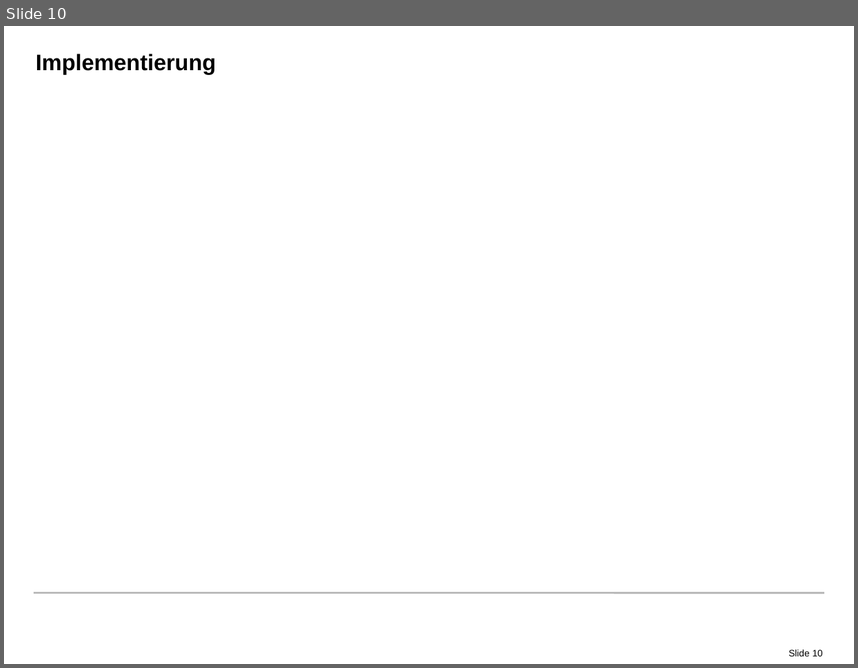
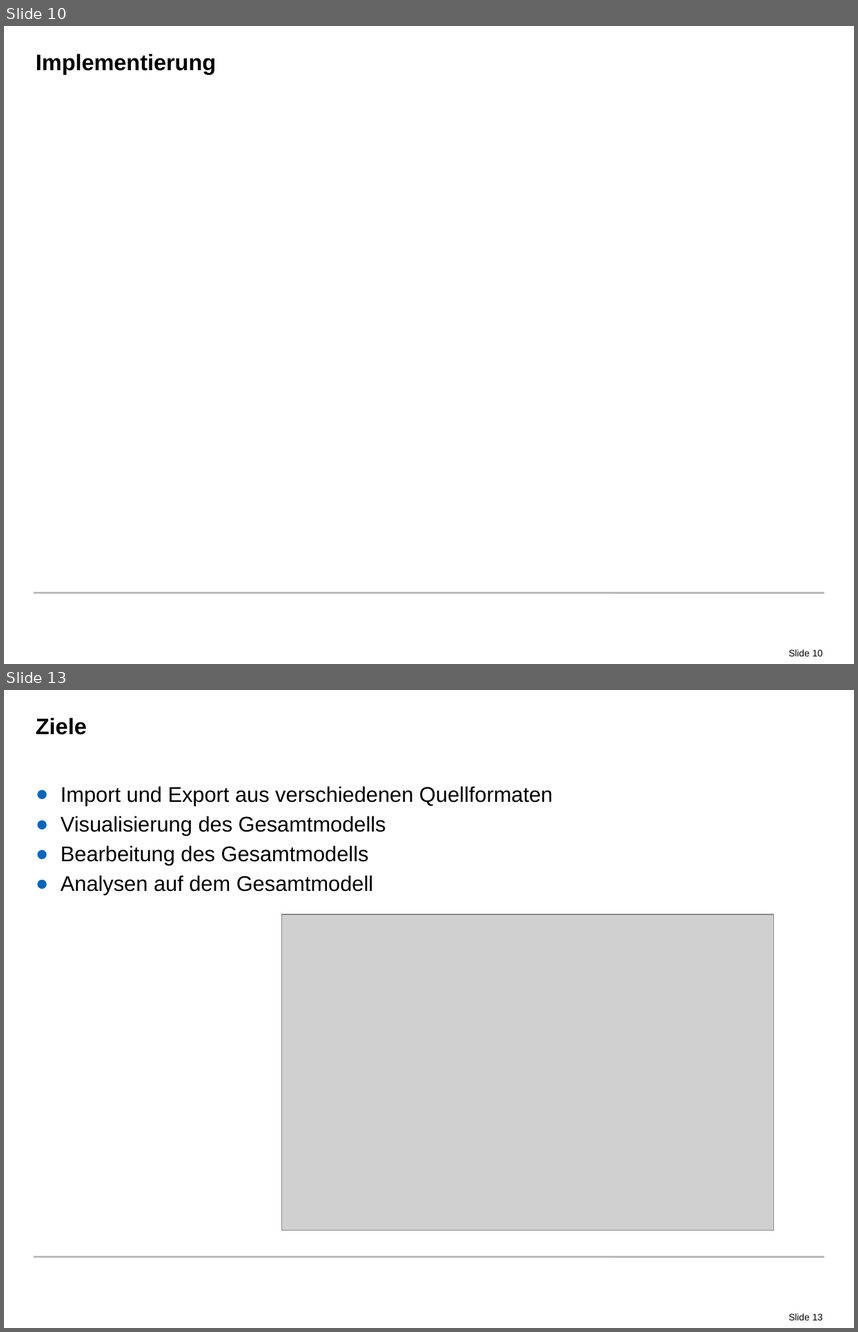
Before and after one commit to radke-tum/idp, a slide deck: pssif/doc/PSSIF.pptx. Shown one above the other, each under a label of ours: slide 10 before the commit, slides 10 and 13 after it; the slides between them are not shown. The pictures are 858x668 and 858x1332 pixels, drawn with LibreOffice and Linux fonts; fonts in the diff are those of the drawing; grey boxes stand for pictures; background and template pictures are left out. Boxes give left, top, right and bottom in pixels: in the first picture for what was removed or moved away, otherwise in the second. Text is boxed around its words. In the diff, an @@ line names an element or a change of style, - is before the commit and + after.

```diff
--- a/pssif/doc/PSSIF.pptx
+++ b/pssif/doc/PSSIF.pptx
@@ slide 13 added at (x1=4, y1=690, x2=854, y2=1328), background #FFFFFF; not listed: 2 template elements that a slide beside it also shows @@
@@ title added at (x1=36, y1=718, x2=87, y2=735), 19 pt, text #000000, bold @@
+Ziele
@@ text added at (x1=61, y1=786, x2=553, y2=895), 18 pt, text #000000 @@
+● Import und Export aus verschiedenen Quellformaten
+● Visualisierung des Gesamtmodells
+● Bearbeitung des Gesamtmodells
+● Analysen auf dem Gesamtmodell
@@ picture added at (x1=282, y1=914, x2=774, y2=1230) @@
```
Also in this commit, not shown: 8 slides changed, 12 other slides added, 4 slides removed.
